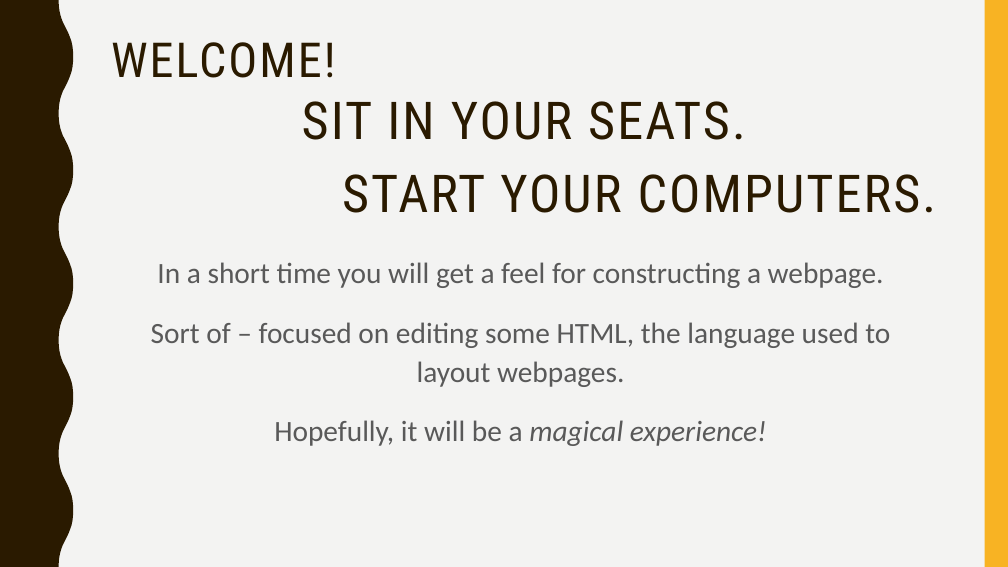
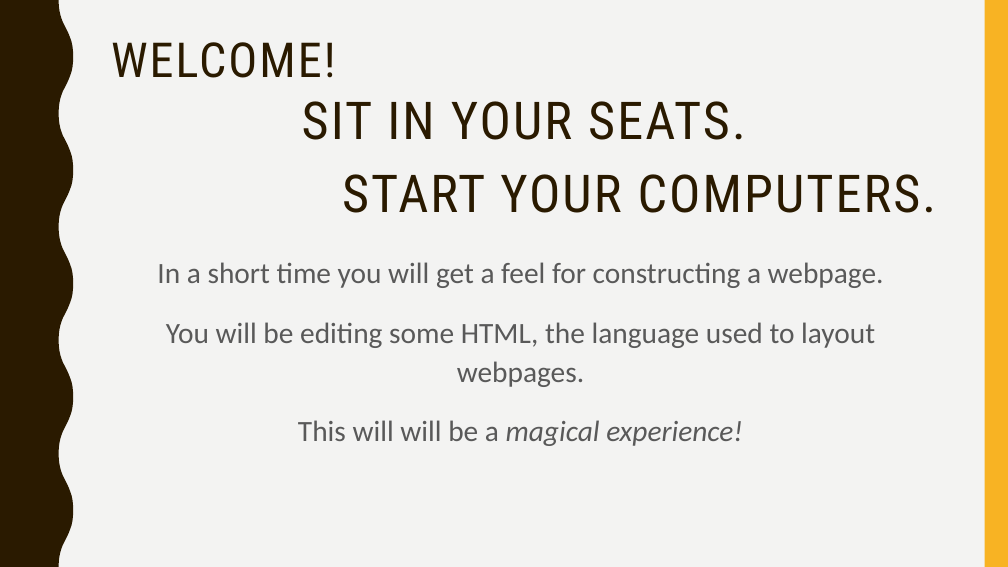
Before and after one commit to MAD-NTID/SVP-LLM-Web2, a slide deck: slide 2 of SVP-mobiweb-web-guide-Monday.pptx. Drawn at 1008x567 pixels with LibreOffice and Linux fonts; fonts in the diff are those of the drawing. Boxes give left, top, right and bottom in pixels: in the first picture for what was removed or moved away, otherwise in the second. Text is boxed around its words. In the diff, an @@ line names an element or a change of style, - is before the commit and + after.

Commit message:
Updated PPTX

```diff
--- a/SVP-mobiweb-web-guide-Monday.pptx
+++ b/SVP-mobiweb-web-guide-Monday.pptx
@@ text at <box>166,322,875,446</box>: text changed @@
-Sort of – focused on editing some HTML, the language used to layout webpages.
-Hopefully, it will be a magical experience!
+You will be editing some HTML, the language used to layout webpages.
+This will will be a magical experience!
```
Also in this commit, not shown: 5 other slides changed, 3 slides added.
